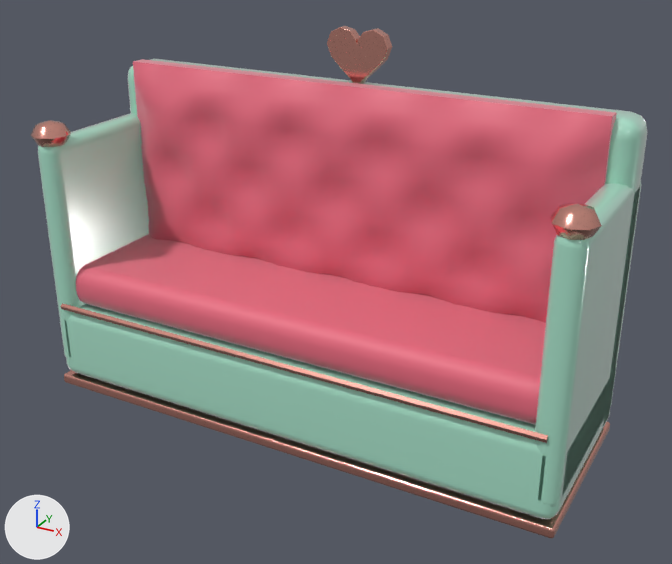
Before and after pictures for a commit that changed the glTF model public/assets/interiors/cafe/booth_sofa.glb.
Rendered twice from a 50 mm camera at (1.52, -2.68, 1.88) aimed at (0.07, -0.04, 0.56). Every picture has the same lights, and +X, +Y and +Z are marked at lower left. The first picture is the older version.

The first picture shows 'booth_sofa'.
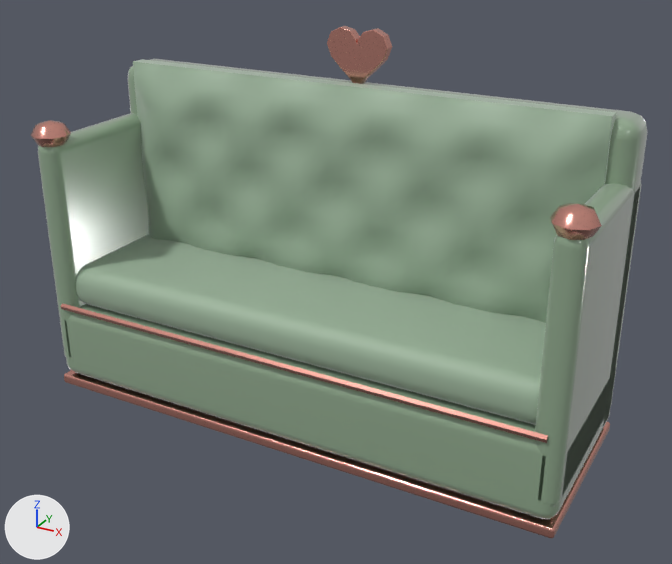
Diff of the bpy script that builds the scene:
```diff
--- a/public/assets/interiors/cafe/booth_sofa.glb.py
+++ b/public/assets/interiors/cafe/booth_sofa.glb.py
@@ mat_base_008 @@
 mat_base_008 = principled_material('base.008')
-mat_base_008.base_color = (0.397, 0.768, 0.597)  # green #a9e3cb
+mat_base_008.base_color = (0.275, 0.392, 0.262)  # greyish green #8fa88c
 mat_base_008.roughness = 0.18
@@ mat_fabric_008 @@
 mat_fabric_008 = principled_material('fabric.008')
-mat_fabric_008.base_color = (0.807, 0.141, 0.209)  # red #e8697e
+mat_fabric_008.base_color = (0.328, 0.451, 0.323)  # grey #9bb39a
 mat_fabric_008.roughness = 0.55
```

Changed parts and their boxes [x1, y1, x2, y2] in the pictures (672 x 564 px):
'booth_sofa', recoloured: [37, 59, 647, 529] in both
